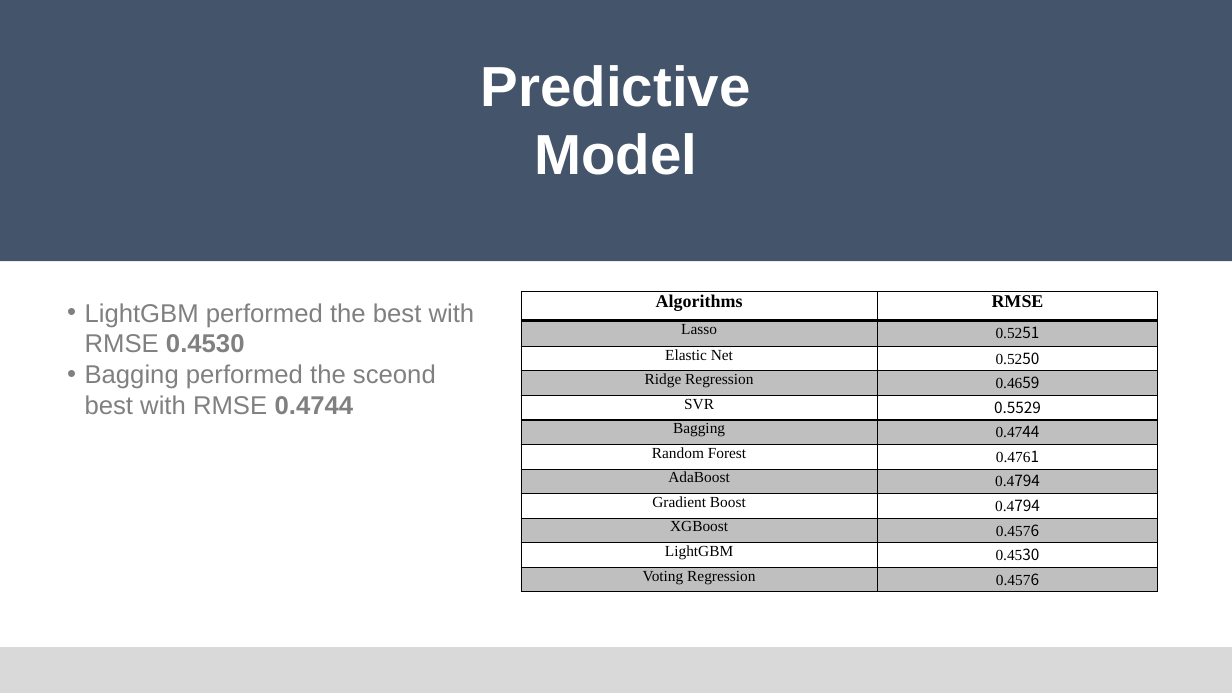
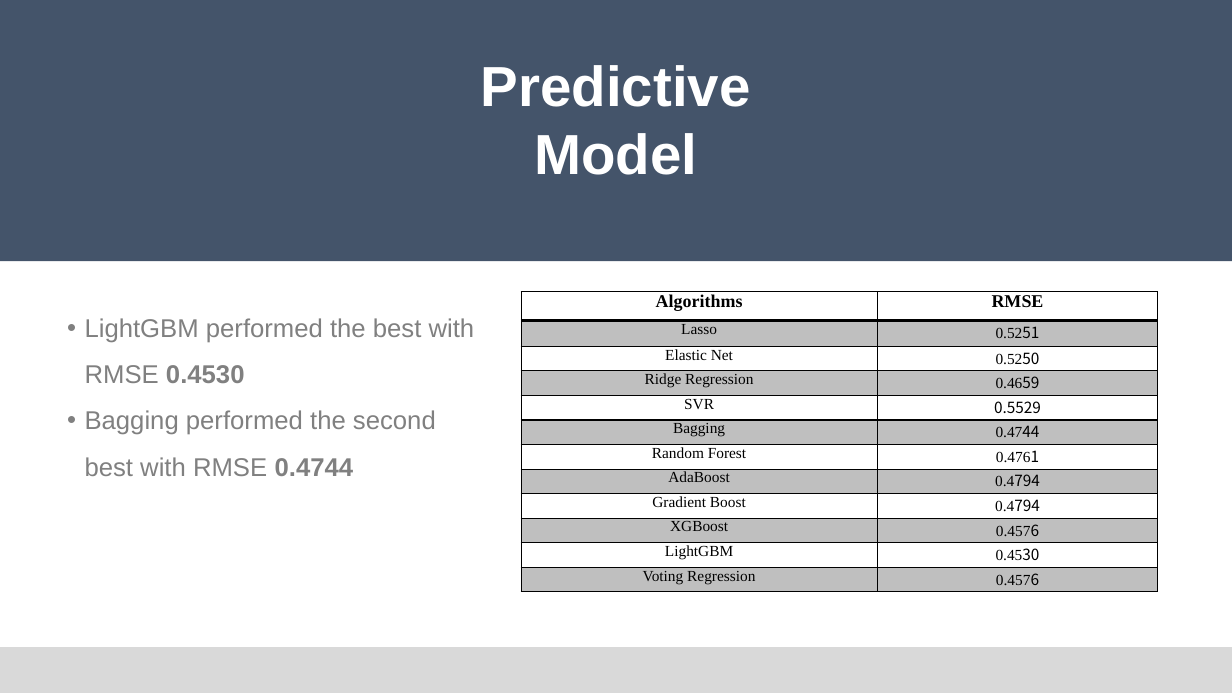
Before and after one commit to Edwardkang1004/Springboard, a slide deck: slide 10 of Capstone Project 2/Capstone Project 2.pptx. Drawn at 1232x693 pixels with LibreOffice and Linux fonts; fonts in the diff are those of the drawing. Boxes give left, top, right and bottom in pixels: in the first picture for what was removed or moved away, otherwise in the second. Text is boxed around its words. In the diff, an @@ line names an element or a change of style, - is before the commit and + after.

```diff
--- a/Capstone Project 2/Capstone Project 2.pptx
+++ b/Capstone Project 2/Capstone Project 2.pptx
@@ text at (x1=85, y1=318, x2=475, y2=383): line spacing 1 to 1.5 @@
@@ text at (x1=85, y1=410, x2=436, y2=476): text changed @@
-• Bagging performed the sceond best with RMSE 0.4744
+• Bagging performed the second best with RMSE 0.4744
```
Also in this commit, not shown: 7 other slides changed, 1 slide added, 1 slide removed, 1 other file.
